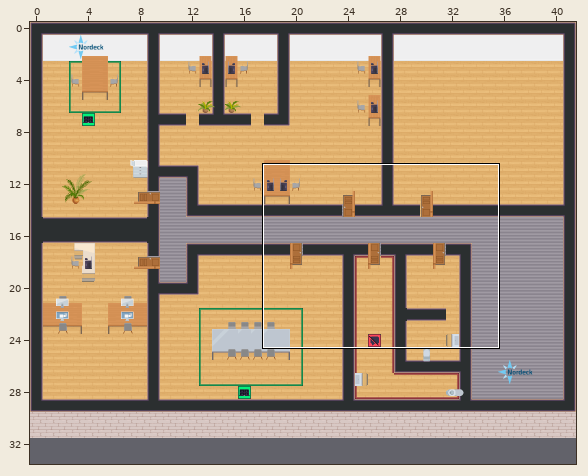
One commit to this Tiled map (JSON): map.tmj. Above, an overview of the earlier version with the close-up marked.
Close-up. Earlier state:
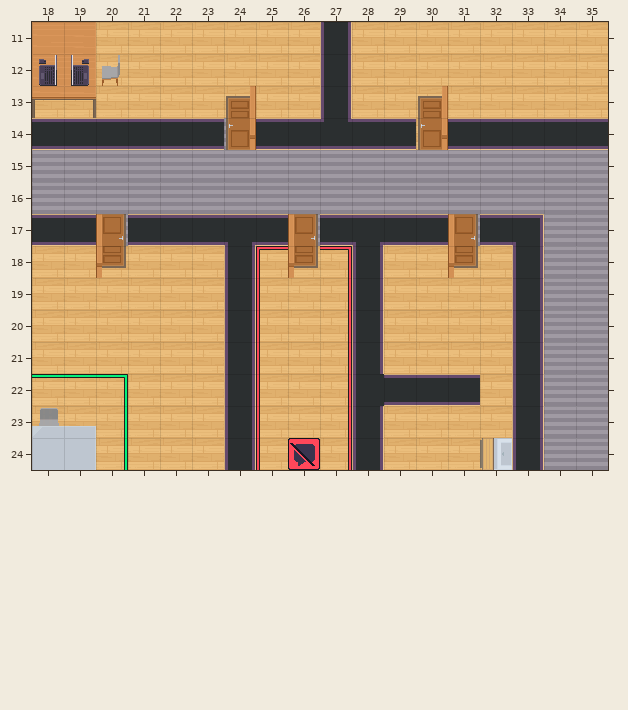
Cells are 32x32 px. Shown: x 18..35, y 11..24. The commit also changed other parts of the map, which this record leaves out. The old version is drawn lined up with the new one.
After the commit:
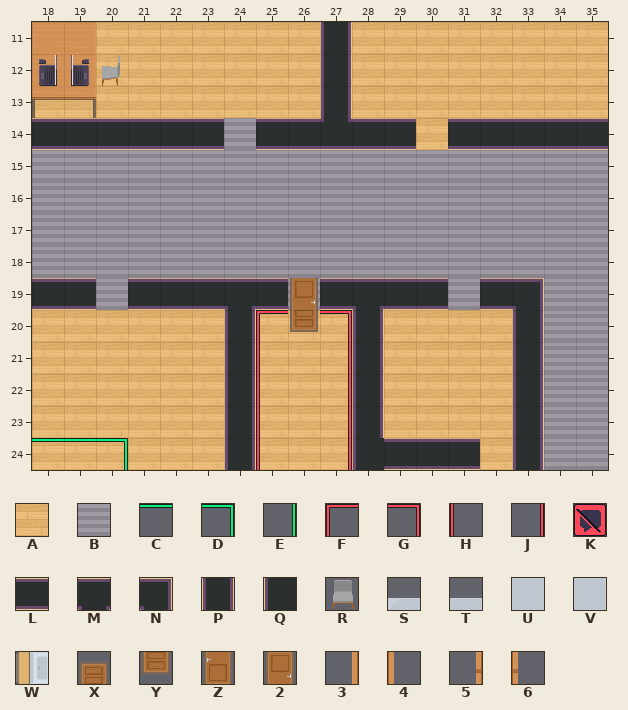
Key: from "Chunk 1": A 2, B 3, C 5, D 6, E 8, F 13, G 14, H 15, J 16, K 17, L 23, M 24, N 25, P 26, Q 34, R 40, S 72, T 73, U 75, V 76, W 77 turned 90, X 102, Y 102 turned 180, Z 103, 2 103 turned 180, 3 104, 4 104 flipped left-right, 5 105, 6 105 flipped left-right.
_ is an empty cell, # one hidden under a higher layer, . an unchanged one.
The edit:
map size 42x32 -> 42x34 cells
--- layer "floor/floor1"
@@ x 18..33 @@
-17 ##..####.####.##
-18 AAAAAA#AAA#AAAA#
-19 ..A.....A....A..
+17 BB..BBBB.BBBB.BB
+18 BBBBBBBBBBBBBBBB
+19 ..B.....B....B..
--- layer "floor/floor2"
@@ x 25..27 @@
-18 F.G
-19 H.J
-20 H.J
+18 _._
+19 _._
+20 F.G
@@ x 18..26 @@
-22 CCD......
-23 ..E......
-24 __E.....K
+22 ___......
+23 .._......
+24 CCD....._
--- layer "walls/walls1"
@@ x 18..33 @@
-17 LL.LLLML.LMLL.LN
-18 ......P...P....P
-19 __.___P_._P__._P
+17 __._____.____.__
+18 ......_..._...._
+19 LL.LLLML.LMLL.LN
@@ x 28..31 @@
-22 QLLL
+22 P___
@@ x 28..31 @@
-24 P___
+24 QLLL
--- layer "furniture/Furniture3"
@@ x 18..18 @@
-23 R
+23 _
--- layer "furniture/Furniture"
@@ x 18..32 @@
-23 ST.............
-24 UV............W
+23 __.............
+24 __............_
--- layer "closed_meeting2_door" (now hidden)
@@ x 20..20 @@
-17 2
-18 Y
+17 _
+18 _
--- layer "opened_meeting2_door" (now hidden)
@@ x 20..20 @@
-17 4
-18 6
+17 _
+18 _
--- layer "closed_klo_door"
@@ x 26..26 @@
-17 2
-18 Y
-19 _
-20 _
+17 _
+18 _
+19 2
+20 Y
--- layer "opened_klo_door" (now hidden)
@@ x 26..26 @@
-17 4
-18 6
+17 _
+18 _
--- layer "closed_klo2_door" (now hidden)
@@ x 31..31 @@
-17 2
-18 Y
+17 _
+18 _
--- layer "opened_klo2_door" (now hidden)
@@ x 31..31 @@
-17 4
-18 6
+17 _
+18 _
--- layer "closed_rundertisch_door" (now hidden)
@@ x 30..30 @@
-13 X
-14 Z
+13 _
+14 _
--- layer "opened_rundertisch_door" (now hidden)
@@ x 30..30 @@
-13 3
-14 5
+13 _
+14 _
--- layer "closed_gruppenraum_door" (now hidden)
@@ x 24..24 @@
-13 X
-14 Z
+13 _
+14 _
--- layer "opened_gruppenraum_door" (now hidden)
@@ x 24..24 @@
-13 3
-14 5
+13 _
+14 _
Pixel boxes of the changes (left, top, right, bottom) in both close-ups:
removed: (226, 86, 256, 150)
removed: (418, 86, 448, 150)
changed: (32, 214, 544, 332)
changed: (32, 374, 128, 470)
changed: (380, 374, 480, 406)
removed: (288, 438, 320, 470)
changed: (380, 438, 512, 470)
